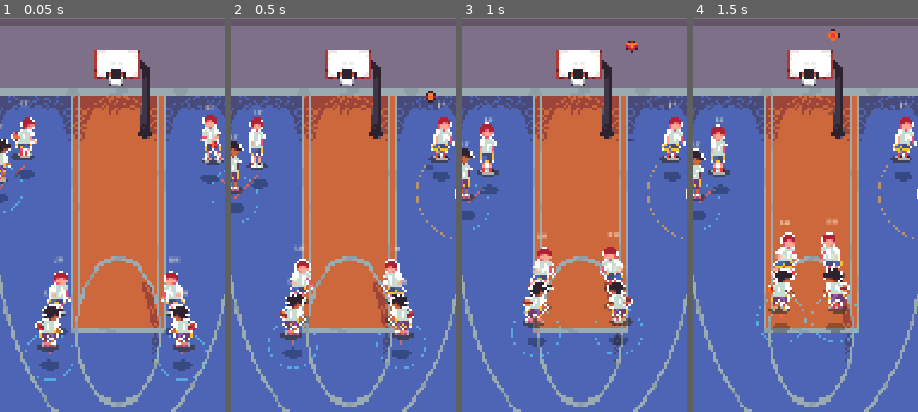
Above: before the commit, frames 1-4 (left to right).
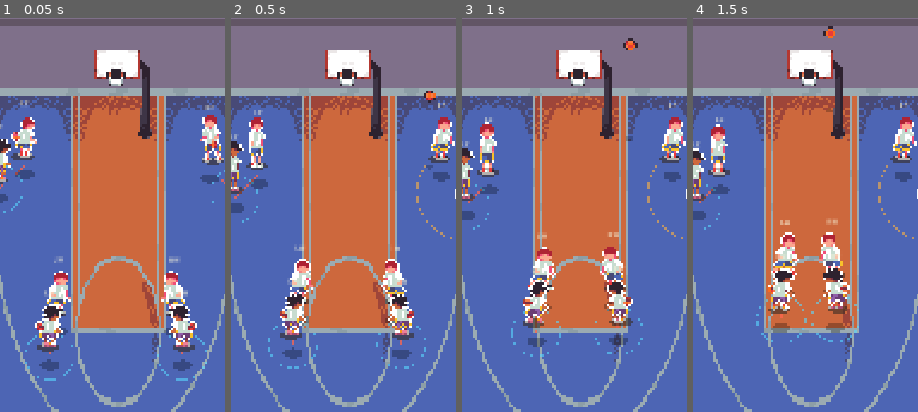
Above: after the commit, the same moments.

Repository: utah-cs3960-sp26/final-project-u1417748
Game: Godot game, scene res://tests/TestRunner.tscn
Same seed, same stepped clock (60 frames per second), same inputs: the game is played once before the commit and once after it. This scene is started directly instead of the project's main scene.
Inputs (mouse positions are % of the whole screen's width and height, from its top left):
- Up to frame 1 (0.05 s): no input
- Up to frame 2 (0.5 s): no input
- Up to frame 3 (1 s): tap Enter at 0.5 s; drag from (21, 87) to (60, 27) at 0.52 s
- Up to frame 4 (1.5 s): drag from (30, 54) to (45, 70) at 1.27 s
The pictures show only the part of the screen within x 24-74%, y 10-60%; the shares and areas given below are measured in that part.

Frame 1 is identical in both runs. In frame 2, 0.1% of the frame differs, in the area x 85-92%, y 18-39%; in frame 3, 0.2%; in frame 4, 0.2%, in the area x 57-66%, y 2-25%.

Commit message:
Perfect jump shot location

Diff:
--- a/data/config/ProjectionConfig.tres
+++ b/data/config/ProjectionConfig.tres
@@ -13,6 +13,7 @@
 ground_lateral_scale_far = 1.08
 z_lift_vector = Vector2(0, -0.42)
 preview_projection_lift_multiplier = 1.08
+guided_make_terminal_screen_drop_px = 60.0
 actor_scale_near = 1.26
 actor_scale_far = 1.16
 actor_distance_to_hoop_scale_strength = 0.02
--- a/scripts/config/ProjectionConfig.gd
+++ b/scripts/config/ProjectionConfig.gd
@@ -10,6 +10,7 @@
 @export var ground_lateral_scale_far: float = 1.08
 @export var z_lift_vector: Vector2 = Vector2(0.0, -0.42)
 @export var preview_projection_lift_multiplier: float = 1.08
+@export var guided_make_terminal_screen_drop_px: float = 60.0
 @export var actor_scale_near: float = 1.26
 @export var actor_scale_far: float = 1.16
 @export var actor_distance_to_hoop_scale_strength: float = 0.02
--- a/scripts/game/CourtProjection.gd
+++ b/scripts/game/CourtProjection.gd
@@ -39,6 +39,12 @@
 	if projection_config == null:
 		return screen_ground
 	return screen_ground + projection_config.z_lift_vector * z * projection_config.preview_projection_lift_multiplier
+
+
+func guided_make_terminal_screen_drop(weight: float) -> float:
+	if projection_config == null:
+		return 0.0
+	return projection_config.guided_make_terminal_screen_drop_px * clampf(weight, 0.0, 1.0)
 
 
 func screen_to_world_ground(screen_xy: Vector2) -> Vector2:
--- a/scripts/game/GameCoordinator.gd
+++ b/scripts/game/GameCoordinator.gd
@@ -946,6 +946,7 @@
 		resolved_render_context = _resolve_ball_render_context(world_position, z_value, ball_simulator.vz)
 	var ground_anchor: Vector2 = court_projection.world_to_screen_ground(world_position)
 	var ball_anchor: Vector2 = court_projection.world_to_screen(world_position, z_value)
+	ball_anchor.y += float(resolved_render_context.get("screen_drop_px", 0.0))
 	var shadow_anchor: Vector2 = court_projection.shadow_anchor(world_position)
 	var z_ratio: float = clampf(z_value / 620.0, 0.0, 1.0)
 	var render_phase: String = str(resolved_render_context.get("render_phase", ""))
@@ -1063,7 +1064,14 @@
 	return {
 		"render_phase": render_phase,
 		"z_index_override": hoop_node.get_ball_z_index_for_phase(render_phase),
+		"screen_drop_px": _get_guided_make_terminal_screen_drop_px(),
 	}
+
+
+func _get_guided_make_terminal_screen_drop_px() -> float:
+	if court_projection == null or not ball_simulator.is_guided_make_profile():
+		return 0.0
+	return court_projection.guided_make_terminal_screen_drop(ball_simulator.get_terminal_visual_drop_weight())
 
 
 func _is_ball_in_hoop_render_zone(world_position: Vector2, z_value: float) -> bool:
--- a/scripts/gameplay/BallSimulator.gd
+++ b/scripts/gameplay/BallSimulator.gd
@@ -223,6 +223,23 @@
 	return passed_score_gate
 
 
+func get_terminal_visual_drop_weight() -> float:
+	if not is_guided_make or not is_in_flight:
+		return 0.0
+	match flight_phase:
+		FLIGHT_PHASE_FREE_FLIGHT:
+			var entry_time: float = maxf(_get_entry_time(), 0.0001)
+			var approach_ratio: float = clampf(shot_elapsed / entry_time, 0.0, 1.0)
+			return clampf((approach_ratio - 0.8) / 0.2, 0.0, 1.0)
+		FLIGHT_PHASE_MAKE_CAPTURE, FLIGHT_PHASE_GUIDED_DESCENT:
+			return 1.0
+		FLIGHT_PHASE_NET_EXIT:
+			var exit_duration: float = maxf(_get_net_exit_duration(), 0.0001)
+			return clampf(1.0 - (phase_elapsed / exit_duration), 0.0, 1.0)
+		_:
+			return 0.0
+
+
 func did_score_this_step() -> bool:
 	return step_score_crossed
 
@@ -350,8 +367,6 @@
 	phase_elapsed = 0.0
 	position_xy = _get_entry_xy()
 	z = _get_entry_z()
-	velocity_xy = Vector2.ZERO
-	vz = 0.0
 
 
 func _enter_guided_descent() -> void:
@@ -359,8 +374,9 @@
 	phase_elapsed = 0.0
 	position_xy = _get_entry_xy()
 	z = _get_entry_z()
-	velocity_xy = Vector2.ZERO
-	vz = -maxf((_get_entry_z() - _get_net_exit_z()) / maxf(_get_guided_descent_duration(), 0.001), 1.0)
+	velocity_xy = velocity_xy * 0.3
+	if vz >= 0.0:
+		vz = -maxf((_get_entry_z() - _get_net_exit_z()) / maxf(_get_guided_descent_duration(), 0.001), 1.0)
 
 
 func _enter_net_exit() -> void:
--- a/scripts/gameplay/ShotController.gd
+++ b/scripts/gameplay/ShotController.gd
@@ -191,6 +191,7 @@
 		var screen_position: Vector2 = point["position"] + Vector2(0.0, -point["z"] * 0.14)
 		if projection != null:
 			screen_position = projection.preview_world_to_screen(point["position"], point["z"])
+			screen_position.y += projection.guided_make_terminal_screen_drop(probe.get_terminal_visual_drop_weight())
 		points.append({
 			"position": point["position"],
 			"z": point["z"],
@@ -243,7 +244,7 @@
 	var fallback_profile: Dictionary = {}
 	for flight_boost in flight_boosts:
 		for apex_boost in apex_boosts:
-			var approach: Dictionary = _solve_ballistic_profile(
+			var arc_result: Dictionary = _compute_arc_through_target(
 				shot_origin,
 				entry_xy,
 				ball_config.shot_release_height,
@@ -251,6 +252,12 @@
 				base_apex + apex_boost,
 				base_flight + flight_boost
 			)
+			var approach: Dictionary = {
+				"velocity_xy": arc_result["velocity_xy"],
+				"vz": arc_result["vz"],
+				"flight_time": arc_result["flight_time"],
+				"apex_z": arc_result["apex_z"],
+			}
 			var candidate: Dictionary = _build_guided_make_profile_data(
 				launch_origin,
 				shot_origin,
@@ -258,27 +265,38 @@
 				entry_xy,
 				entry_z,
 				quality,
-				shot_value
+				shot_value,
+				arc_result["entry_time"]
 			)
 			if fallback_profile.is_empty():
 				fallback_profile = candidate
 			if _validate_guided_make_profile(candidate):
 				return candidate
-	return fallback_profile if not fallback_profile.is_empty() else _build_guided_make_profile_data(
+	if not fallback_profile.is_empty():
+		return fallback_profile
+	var fallback_arc: Dictionary = _compute_arc_through_target(
+		shot_origin,
+		entry_xy,
+		ball_config.shot_release_height,
+		entry_z,
+		base_apex + 96.0,
+		base_flight + 0.32
+	)
+	var fallback_approach: Dictionary = {
+		"velocity_xy": fallback_arc["velocity_xy"],
+		"vz": fallback_arc["vz"],
+		"flight_time": fallback_arc["flight_time"],
+		"apex_z": fallback_arc["apex_z"],
+	}
+	return _build_guided_make_profile_data(
 		launch_origin,
 		shot_origin,
-		_solve_ballistic_profile(
-			shot_origin,
-			entry_xy,
-			ball_config.shot_release_height,
-			entry_z,
-			base_apex + 96.0,
-			base_flight + 0.32
-		),
+		fallback_approach,
 		entry_xy,
 		entry_z,
 		quality,
-		shot_value
+		shot_value,
+		fallback_arc["entry_time"]
 	)
 
 
@@ -289,7 +307,8 @@
 	entry_xy: Vector2,
 	entry_z: float,
 	quality: String,
-	shot_value: int
+	shot_value: int,
+	override_entry_time: float = -1.0
 ) -> Dictionary:
 	var score_gate_xy: Vector2 = entry_xy
 	var score_gate_z: float = _get_make_score_gate_z()
@@ -300,7 +319,8 @@
 	var exit_xy: Vector2 = net_exit_xy + Vector2(0.0, ball_config.ball_radius * 0.18)
 	var exit_z: float = maxf(court_config.net_exit_z - 36.0, 0.0)
 	var exit_duration: float = maxf(minf(guided_descent_duration * 0.45, 0.12), 0.06)
-	var total_time: float = float(approach["flight_time"]) + capture_duration + guided_descent_duration + exit_duration
+	var actual_entry_time: float = override_entry_time if override_entry_time > 0.0 else float(approach["flight_time"])
+	var total_time: float = actual_entry_time + capture_duration + guided_descent_duration + exit_duration
 	var apex_time: float = float(approach["vz"]) / maxf(absf(ball_config.gravity), 0.001)
 	return {
 		"profile_kind": PROFILE_KIND_GUIDED_MAKE,
@@ -322,7 +342,7 @@
 		"approach_vz": approach["vz"],
 		"entry_xy": entry_xy,
 		"entry_z": entry_z,
-		"entry_time": approach["flight_time"],
+		"entry_time": actual_entry_time,
 		"score_gate_xy": score_gate_xy,
 		"score_gate_z": score_gate_z,
 		"net_exit_xy": net_exit_xy,
@@ -527,3 +547,38 @@
 
 func _get_make_score_gate_z() -> float:
 	return court_config.rim_height - minf(ball_config.ball_radius * 0.45, 10.0)
+
+
+func _compute_arc_through_target(
+	shot_origin: Vector2,
+	entry_xy: Vector2,
+	release_z: float,
+	rim_z: float,
+	min_apex: float,
+	min_flight: float
+) -> Dictionary:
+	var direction: Vector2 = (entry_xy - shot_origin).normalized()
+	var overshoot_distance: float = ball_config.ball_radius * 0.7
+	var virtual_target_xy: Vector2 = entry_xy + direction * overshoot_distance
+	var virtual_target_z: float = rim_z - ball_config.ball_radius * 0.5
+	var arc: Dictionary = _solve_ballistic_profile(
+		shot_origin, virtual_target_xy, release_z, virtual_target_z,
+		min_apex, min_flight
+	)
+	var vz_launch: float = arc["vz"]
+	var g: float = maxf(absf(ball_config.gravity), 0.001)
+	var discriminant: float = vz_launch * vz_launch - 2.0 * g * (rim_z - release_z)
+	var entry_time: float = arc["flight_time"]
+	if discriminant >= 0.0:
+		entry_time = (vz_launch + sqrt(discriminant)) / g
+	var actual_entry_xy: Vector2 = shot_origin + arc["velocity_xy"] * entry_time
+	var vz_at_entry: float = vz_launch - g * entry_time
+	return {
+		"velocity_xy": arc["velocity_xy"],
+		"vz": vz_launch,
+		"flight_time": arc["flight_time"],
+		"apex_z": arc["apex_z"],
+		"entry_time": entry_time,
+		"actual_entry_xy": actual_entry_xy,
+		"vz_at_entry": vz_at_entry,
+	}
--- a/tests/TestRunner.gd
+++ b/tests/TestRunner.gd
@@ -105,6 +105,7 @@
 	_assert_true(absf(lifted.x - ground.x) < 0.001 and lifted.y < ground.y, "projection lifts from ground anchor", "")
 	_assert_true(ground.y - lifted.y > 60.0, "projection gives cinematic z lift", "")
 	_assert_true(preview_lifted.y < lifted.y, "preview lift exceeds live ball lift", "")
+	_assert_true(absf(projection.guided_make_terminal_screen_drop(1.0) - projection_config.guided_make_terminal_screen_drop_px) < 0.001, "projection exposes guided make terminal screen drop", "")
 	_assert_true(projection.actor_scale(Vector2(540.0, 1500.0)) > projection.actor_scale(Vector2(540.0, 420.0)), "near actors render larger", "")
 	_assert_true(projection.depth_key(Vector2(540.0, 1500.0)) > projection.depth_key(Vector2(540.0, 420.0)), "near actors sort in front", "")
 	var near_origin: Vector2 = Vector2(560.0, 760.0)
@@ -125,6 +126,15 @@
 	_assert_true(_is_legal_score_sample(near_green_profile["score_gate_xy"], shot_controller.court_config), "green score gate stays inside legal corridor", str(near_green_profile["score_gate_xy"]))
 	var far_preview_points: Array[Dictionary] = shot_controller.create_preview(_new_ball_simulator(shot_controller.ball_config), far_green_profile)
 	_assert_true(_max_preview_z(far_preview_points) >= float(far_green_profile["apex_z"]) - 56.0, "far preview stays close to cinematic apex", "")
+	if not far_preview_points.is_empty():
+		var preview_probe: BallSimulator = _new_ball_simulator(shot_controller.ball_config)
+		preview_probe.launch_shot_profile(far_green_profile)
+		for point in far_preview_points:
+			preview_probe.step(point["sample_delta"])
+		var far_preview_last: Dictionary = far_preview_points[maxi(far_preview_points.size() - 1, 0)]
+		var expected_preview_screen: Vector2 = projection.preview_world_to_screen(preview_probe.position_xy, preview_probe.z)
+		expected_preview_screen.y += projection.guided_make_terminal_screen_drop(preview_probe.get_terminal_visual_drop_weight())
+		_assert_true(expected_preview_screen.distance_to(far_preview_last["screen_position"]) < 0.01, "guided make preview applies terminal drop", "")
 	var make_sim: BallSimulator = _new_ball_simulator(shot_controller.ball_config)
 	var resolver: HoopResolver = HoopResolver.new(CourtConfig.new(), BallPhysicsConfig.new())
 	make_sim.launch_shot_profile(near_green_profile)
@@ -140,6 +150,7 @@
 	var saw_above_rim_after_handoff: bool = false
 	var first_guided_descent_z: float = INF
 	var first_guided_descent_vz: float = 0.0
+	var first_guided_drop_weight: float = 0.0
 	for _frame in 300:
 		make_sim.step(1.0 / 60.0)
 		match make_sim.get_flight_phase():
@@ -148,6 +159,7 @@
 				if is_inf(first_guided_descent_z):
 					first_guided_descent_z = make_sim.z
 					first_guided_descent_vz = make_sim.vz
+					first_guided_drop_weight = make_sim.get_terminal_visual_drop_weight()
 			BallSimulator.FLIGHT_PHASE_NET_EXIT:
 				saw_net_exit = true
 		if make_sim.get_flight_phase() != BallSimulator.FLIGHT_PHASE_FREE_FLIGHT and make_sim.get_flight_phase() != BallSimulator.FLIGHT_PHASE_NONE:
@@ -174,6 +186,7 @@
 	_assert_true(scored, "green launch scores through hoop", "")
 	if scored:
 		_assert_true(first_guided_descent_z <= shot_controller.court_config.rim_height + 0.01 and first_guided_descent_vz < 0.0, "first visible guided descent sample is already dropping from rim", "%0.2f %0.2f" % [first_guided_descent_z, first_guided_descent_vz])
+		_assert_true(absf(projection.guided_make_terminal_screen_drop(first_guided_drop_weight) - projection_config.guided_make_terminal_screen_drop_px) < 0.001, "guided descent renders at full terminal drop", str(first_guided_drop_weight))
 		_assert_true(score_phase == BallSimulator.FLIGHT_PHASE_GUIDED_DESCENT, "green score happens during guided descent", score_phase)
 		_assert_true(_is_legal_score_sample(first_score_interaction["score_sample_xy"], shot_controller.court_config), "green score enters legal front-half corridor", str(first_score_interaction["score_sample_xy"]))
 	shot_controller.begin_aim(Vector2(540.0, 1100.0), rng)
Not shown, changed: README.md
Not shown, changed: docs/GAMEPLAY_SPEC.md
Not shown, changed: docs/TEST_RESULTS.md
Not shown, changed: docs/WORKLOG.md
